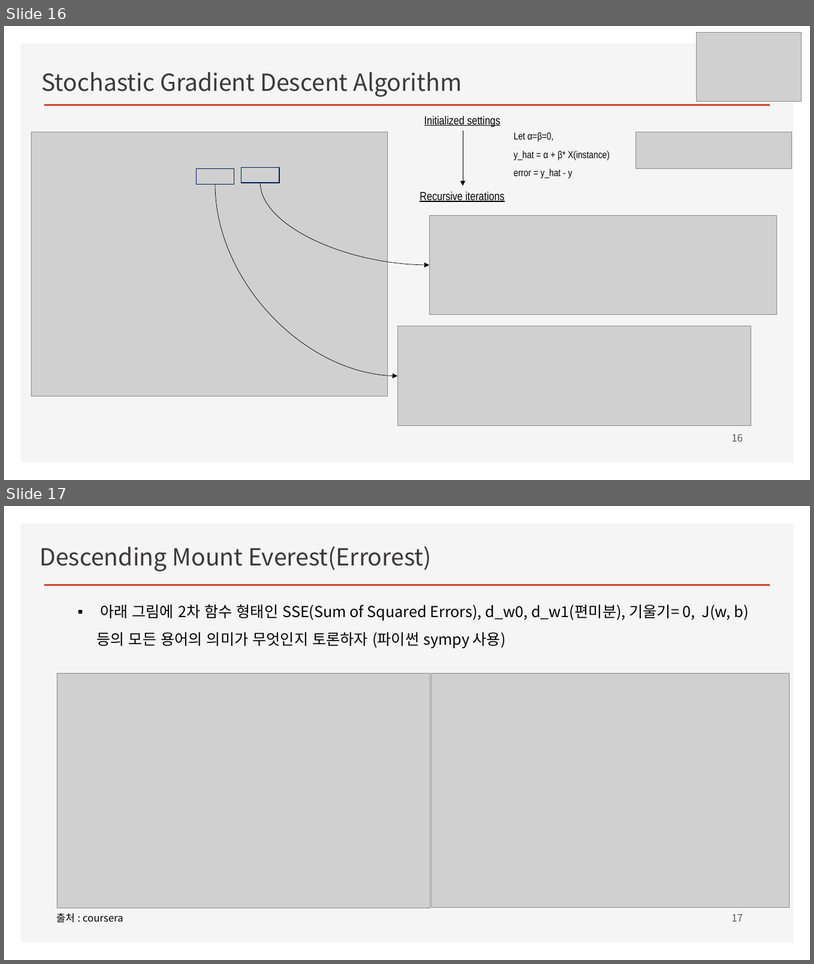
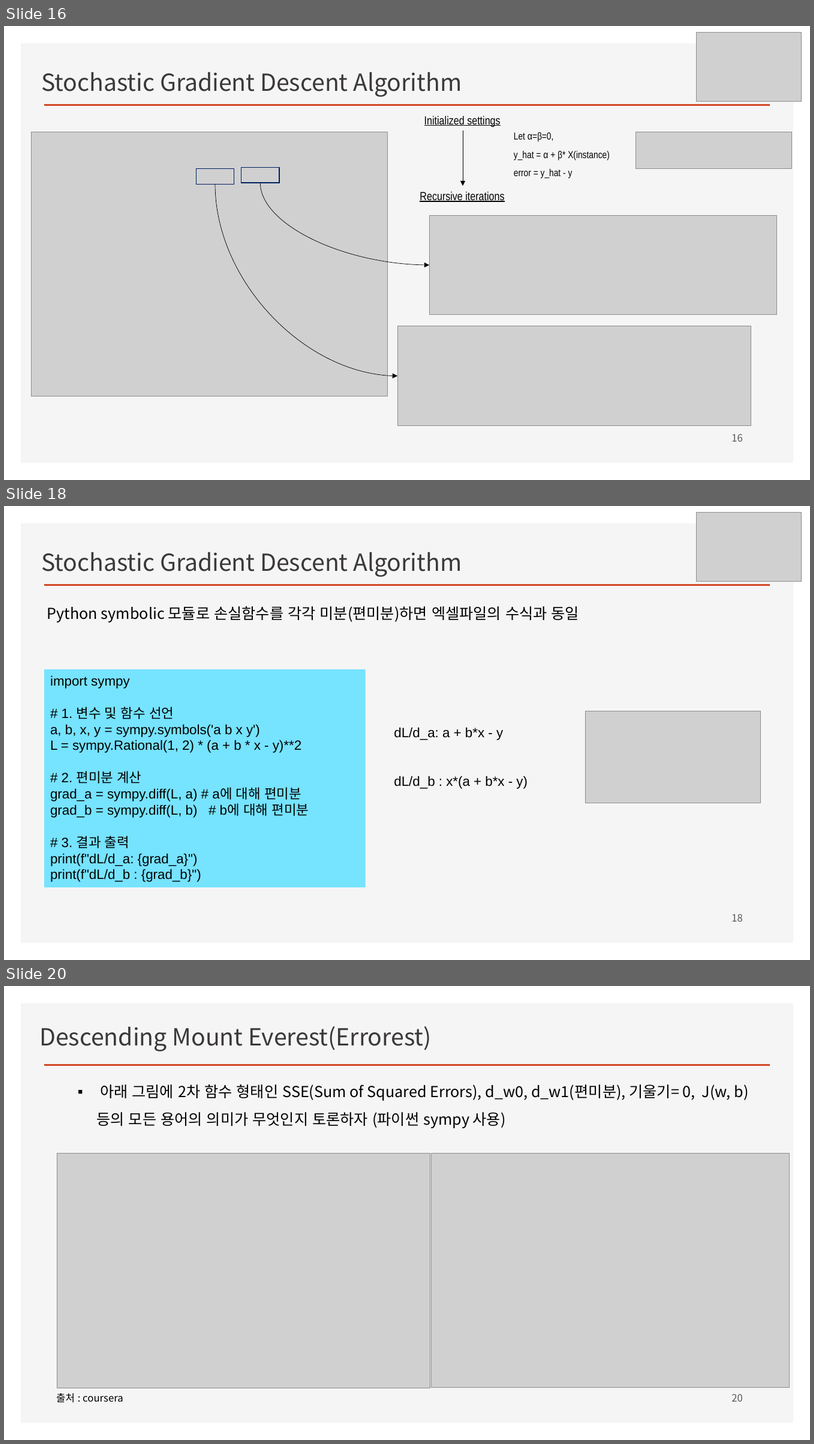
Before and after one commit to ancestor9/mathematics-for-machine-learning, a slide deck: Linear_Algebra/w4_Perceptron_Regression.pptx. Shown one above the other, each under a label of ours: slides 16 and 17 before the commit, slides 16, 18 and 20 after it; the slides between them are not shown. The pictures are 814x964 and 814x1444 pixels, drawn with LibreOffice and Linux fonts; fonts in the diff are those of the drawing; grey boxes stand for pictures; background and template pictures are left out. Boxes give left, top, right and bottom in pixels: in the first picture for what was removed or moved away, otherwise in the second. Text is boxed around its words. In the diff, an @@ line names an element or a change of style, - is before the commit and + after.

```diff
--- a/Linear_Algebra/w4_Perceptron_Regression.pptx
+++ b/Linear_Algebra/w4_Perceptron_Regression.pptx
@@ slide 18 added at (4, 506, 810, 960), background #FFFFFF; not listed: 2 template elements that a slide beside it also shows @@
@@ picture added at (697, 512, 802, 582) @@
@@ text added at (41, 552, 462, 577), 28 pt, text #3B3838 @@
+Stochastic Gradient Descent Algorithm
@@ text added at (47, 606, 579, 622), 18 pt, text #000000 @@
+Python symbolic 모듈로 손실함수를 각각 미분(편미분)하면 엑셀파일의 수식과 동일
@@ rectangle added at (45, 669, 366, 887), fill #76E3FF, 16 pt, text #000000 @@
+import sympy
+# 1. 변수 및 함수 선언
+a, b, x, y = sympy.symbols('a b x y')
+L = sympy.Rational(1, 2) * (a + b * x - y)**2
+# 2. 편미분 계산
+grad_a = sympy.diff(L, a) # a에 대해 편미분
+grad_b = sympy.diff(L, b) # b에 대해 편미분
+# 3. 결과 출력
+print(f"dL/d_a: {grad_a}")
+print(f"dL/d_b : {grad_b}")
@@ picture added at (585, 711, 761, 802) @@
@@ text added at (394, 727, 528, 789), 16 pt, text #000000 @@
+dL/d_a: a + b*x - y
+dL/d_b : x*(a + b*x - y)
@@ page number added at (732, 913, 743, 921), 12 pt, text #595959 @@
+18
@@ what was slide 17 is now slide 20 @@
@@ page number at (732, 1393, 743, 1401): text changed @@
-17
+20
```
Also in this commit, not shown: 15 slides changed, 6 other slides added, 21 slides removed.
